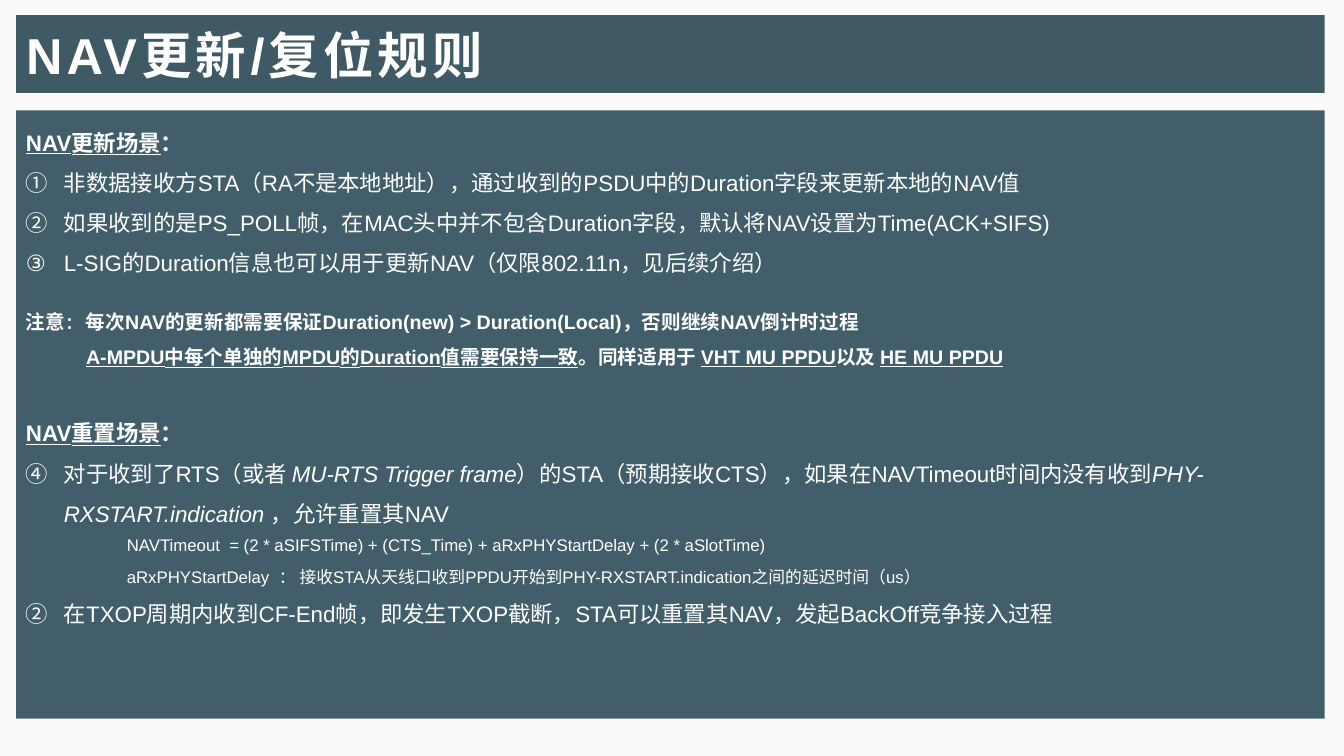
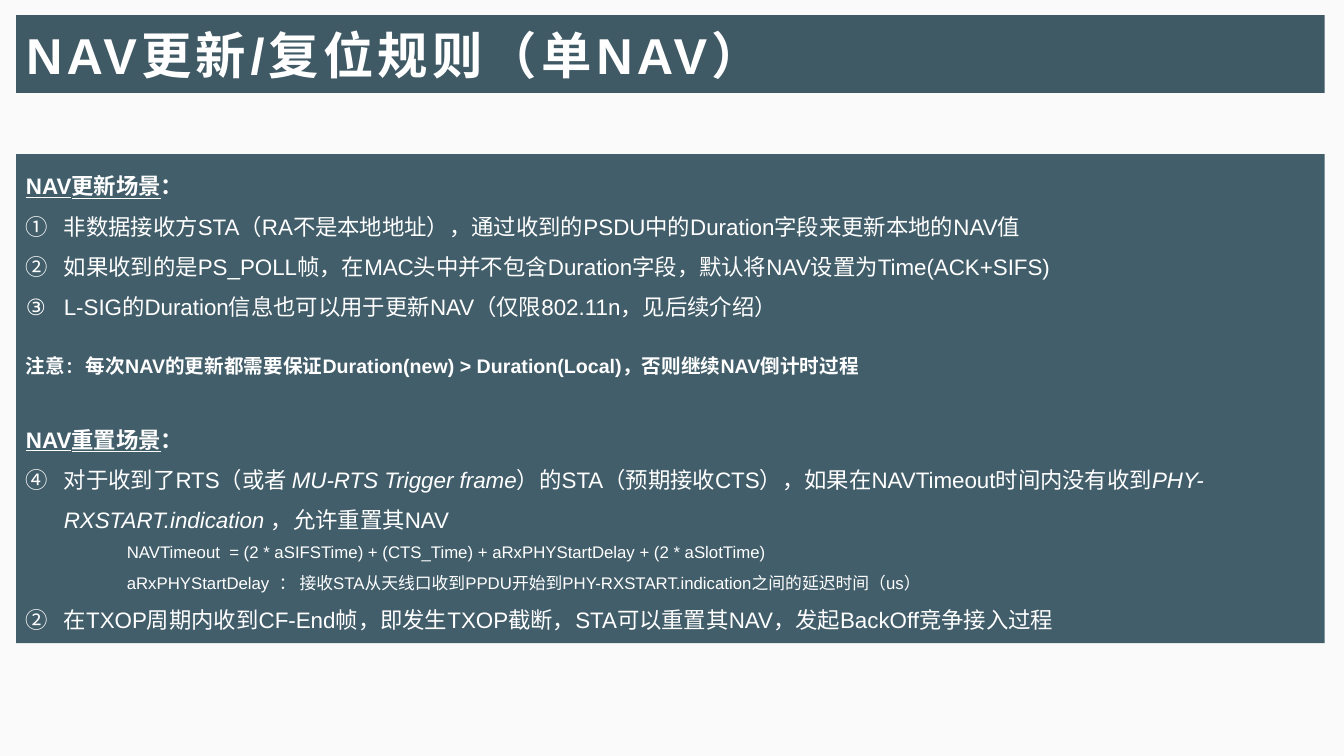
Before and after one commit to iamgzi/802.11ax, a slide deck: slide 12 of Doc/802.11NAV机制详解_M.pptx (slide 11 before the commit). Drawn at 1344x756 pixels with LibreOffice and Linux fonts; fonts in the diff are those of the drawing. Boxes give left, top, right and bottom in pixels: in the first picture for what was removed or moved away, otherwise in the second. Text is boxed around its words. In the diff, an @@ line names an element or a change of style, - is before the commit and + after.

```diff
--- a/Doc/802.11NAV机制详解_M.pptx
+++ b/Doc/802.11NAV机制详解_M.pptx
@@ title at (x1=26, y1=34, x2=762, y2=79): text changed @@
-NAV更新/复位规则
+NAV更新/复位规则（单NAV）
@@ rectangle "NAV更新场景：" resized from (x1=16, y1=110, x2=1325, y2=719) to (x1=16, y1=154, x2=1325, y2=643) @@
@@ text in rectangle at (x1=86, y1=349, x2=1003, y2=368): paragraph removed @@
-A-MPDU中每个单独的MPDU的Duration值需要保持一致。同样适用于 VHT MU PPDU以及 HE MU PPDU
```
Also in this commit, not shown: 10 other slides changed, 7 slides added, 1 slide removed, 1 other file.
